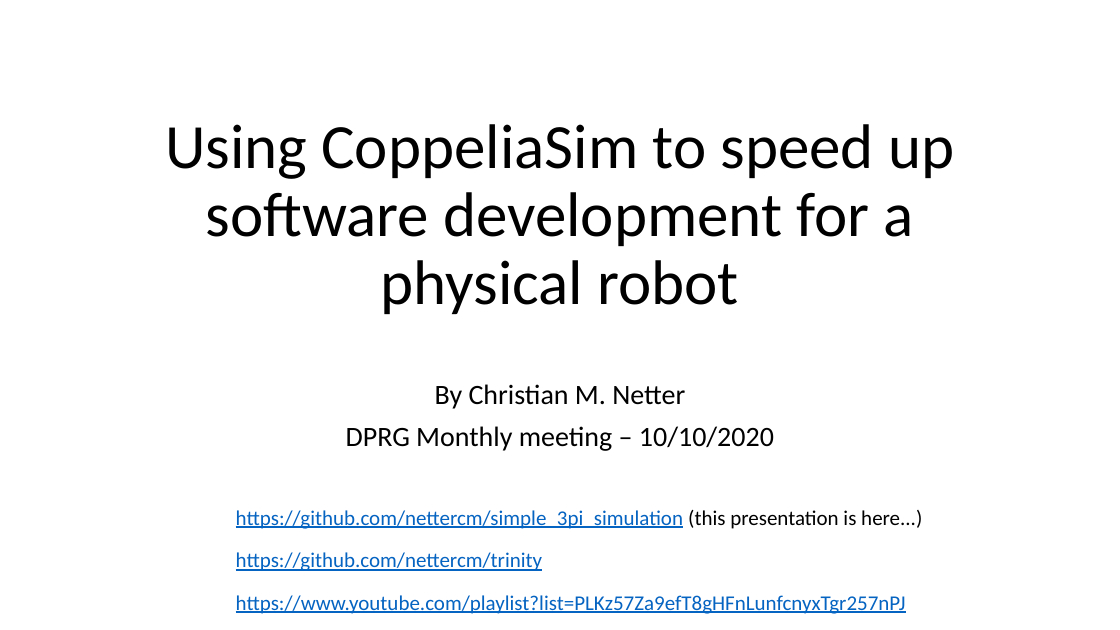
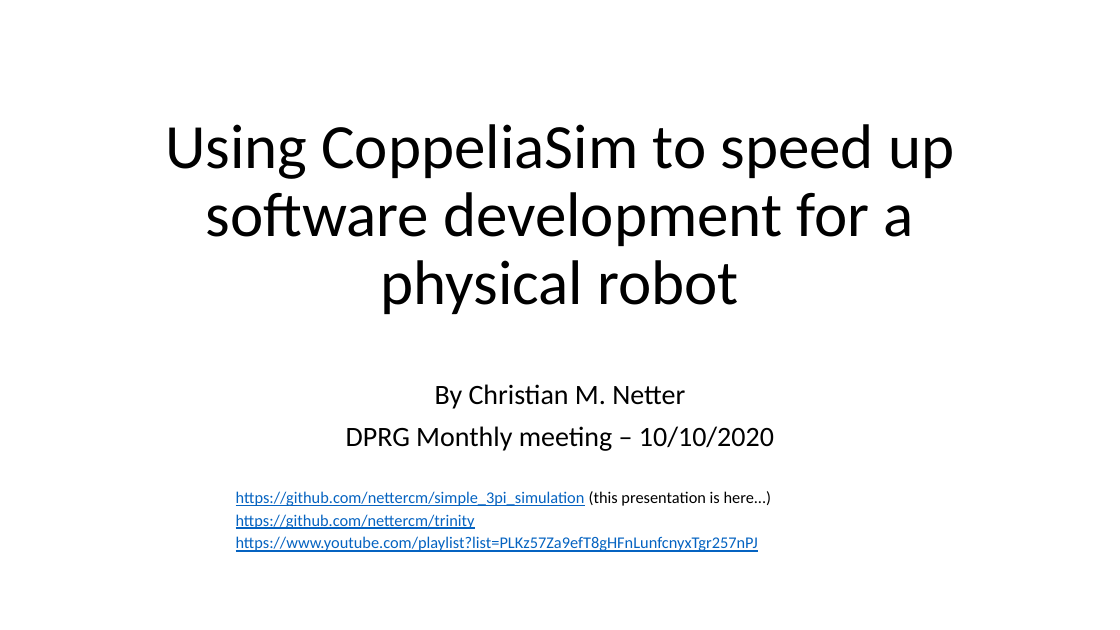
Before and after one commit to nettercm/simple_3pi_simulation, a slide deck: slide 1 of DPRG Monthly Meeting 2020-10-10.pptm. Drawn at 1120x630 pixels with LibreOffice and Linux fonts; fonts in the diff are those of the drawing. Boxes give left, top, right and bottom in pixels: in the first picture for what was removed or moved away, otherwise in the second. Text is boxed around its words. In the diff, an @@ line names an element or a change of style, - is before the commit and + after.

```diff
--- a/DPRG Monthly Meeting 2020-10-10.pptm
+++ b/DPRG Monthly Meeting 2020-10-10.pptm
@@ text "https://github.com/nettercm/simple_3pi_simulation (this pres ...": place and size @@
-text "https://github.com/nettercm/simple_3pi_simulation (this pres ..." at [236, 510, 922, 529]
+text "https://github.com/nettercm/simple_3pi_simulation (this pres ..." at [236, 491, 772, 506]
@@ text "https://github.com/nettercm/trinity": place and size @@
-text "https://github.com/nettercm/trinity" at [236, 552, 543, 571]
+text "https://github.com/nettercm/trinity" at [236, 514, 475, 529]
@@ size 18 to 14 pt in 3 elements at [236, 491, 772, 506], [236, 514, 475, 529], [236, 536, 758, 552] @@
@@ text "https://www.youtube.com/playlist?list=PLKz57Za9efT8gHFnLunfc ...": place and size @@
-text "https://www.youtube.com/playlist?list=PLKz57Za9efT8gHFnLunfc ..." at [236, 595, 906, 614]
+text "https://www.youtube.com/playlist?list=PLKz57Za9efT8gHFnLunfc ..." at [236, 536, 758, 552]
```
Also in this commit, not shown: 7 other slides changed, 4 slides added, 1 slide removed.
